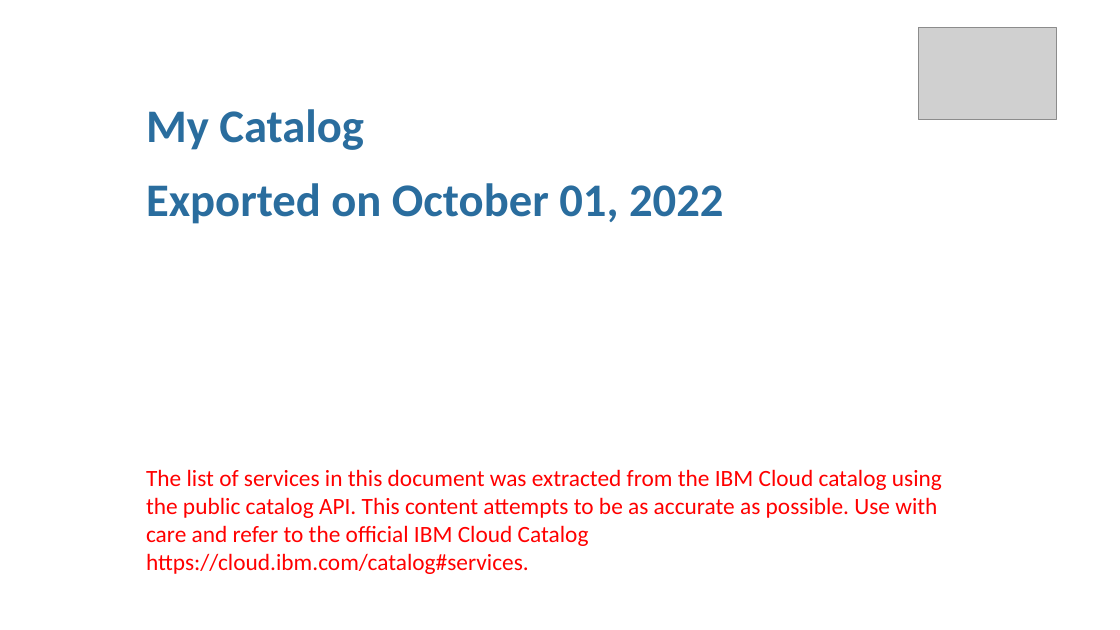
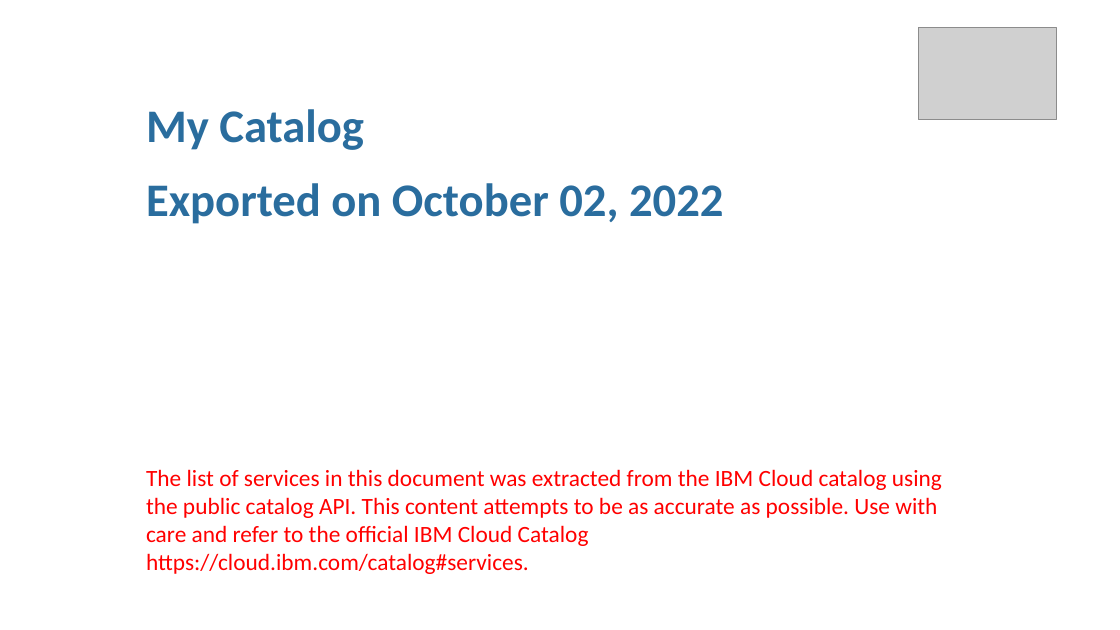
Before and after one commit to l2fprod/mycatalog, a slide deck: slide 1 of docs/generated/mycatalog.pptx. Drawn at 1120x630 pixels with LibreOffice and Linux fonts; fonts in the diff are those of the drawing; grey boxes stand for pictures. Boxes give left, top, right and bottom in pixels: in the first picture for what was removed or moved away, otherwise in the second. Text is boxed around its words. In the diff, an @@ line names an element or a change of style, - is before the commit and + after.

```diff
--- a/docs/generated/mycatalog.pptx
+++ b/docs/generated/mycatalog.pptx
@@ text at [146,183,723,224]: text changed @@
-Exported on October 01, 2022
+Exported on October 02, 2022
```
Also in this commit, not shown: 6 other files.
